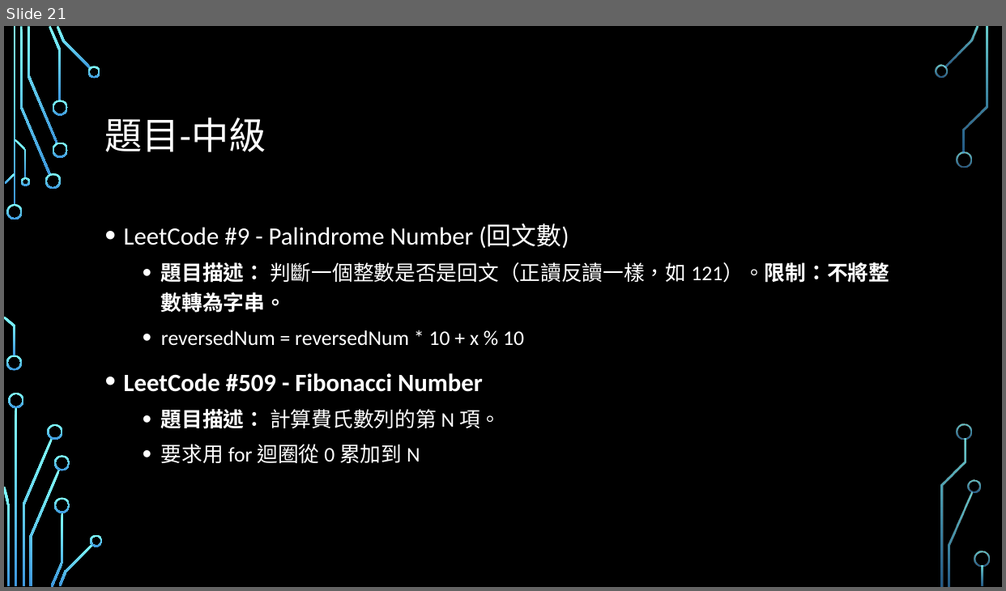
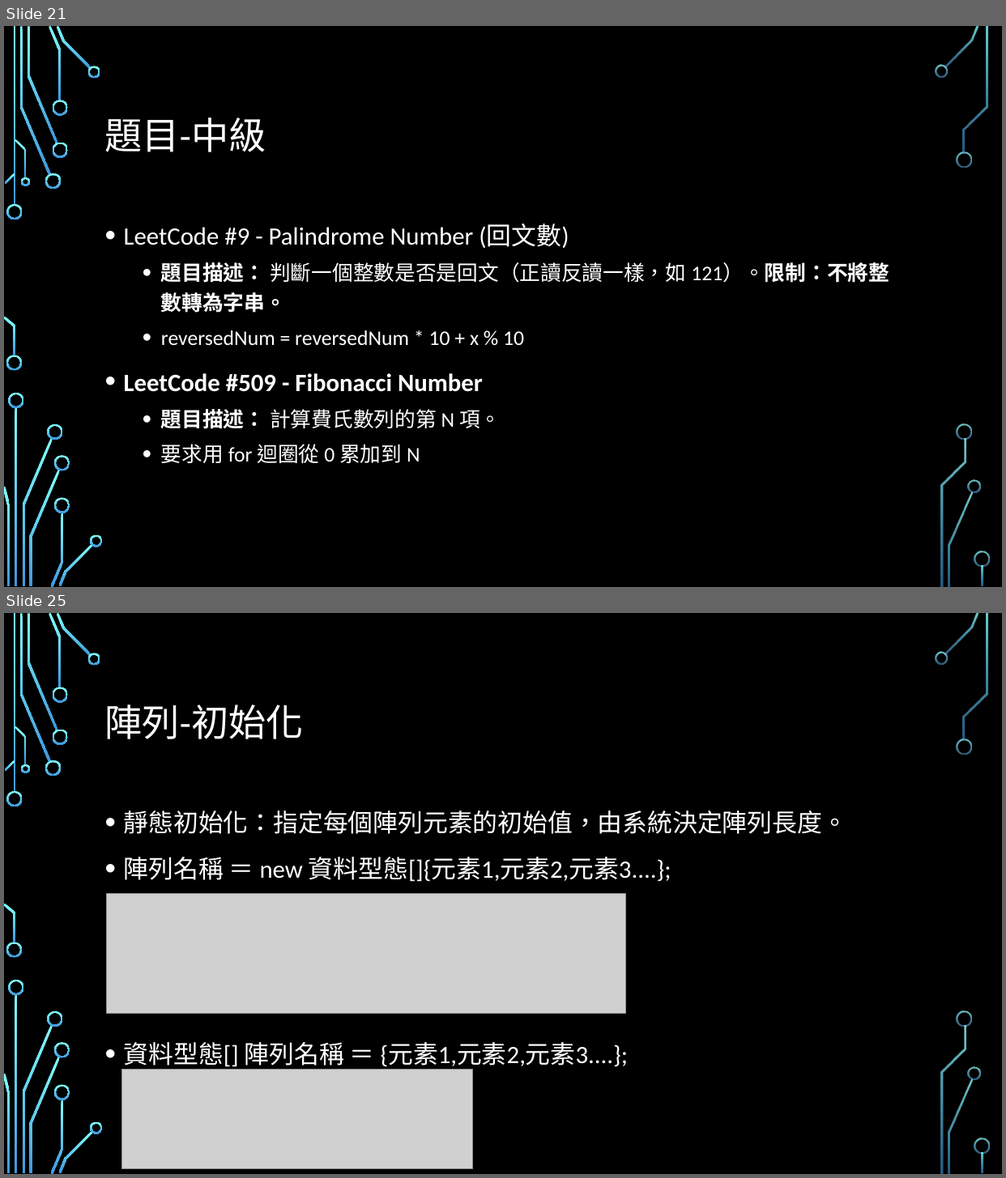
Before and after one commit to Alvin-Lo0729/ncut-java, a slide deck: doc/JAVA0123.pptx. Shown one above the other, each under a label of ours: slide 21 before the commit, slides 21 and 25 after it; the slides between them are not shown. The pictures are 1006x591 and 1006x1178 pixels, drawn with LibreOffice and Linux fonts; fonts in the diff are those of the drawing; grey boxes stand for pictures; background and template pictures are left out. Boxes give left, top, right and bottom in pixels: in the first picture for what was removed or moved away, otherwise in the second. Text is boxed around its words. In the diff, an @@ line names an element or a change of style, - is before the commit and + after.

```diff
--- a/doc/JAVA0123.pptx
+++ b/doc/JAVA0123.pptx
@@ slide 25 added at bbox=[4, 613, 1002, 1174], background picture (left out); not listed: 36 template elements that a slide beside it also shows @@
@@ title added at bbox=[105, 705, 304, 739], 36 pt, text #FFFFFF @@
+陣列-初始化
@@ text added at bbox=[124, 811, 847, 1070], 24 pt, text #FFFFFF @@
+• 靜態初始化：指定每個陣列元素的初始值，由系統決定陣列長度。
+• 陣列名稱 ＝ new 資料型態[]{元素1,元素2,元素3....};
+• 資料型態[] 陣列名稱 ＝ {元素1,元素2,元素3....};
@@ picture added at bbox=[106, 894, 625, 1013] @@
@@ picture added at bbox=[122, 1069, 473, 1169] @@
```
Also in this commit, not shown: 9 other slides added, 7 other files.
